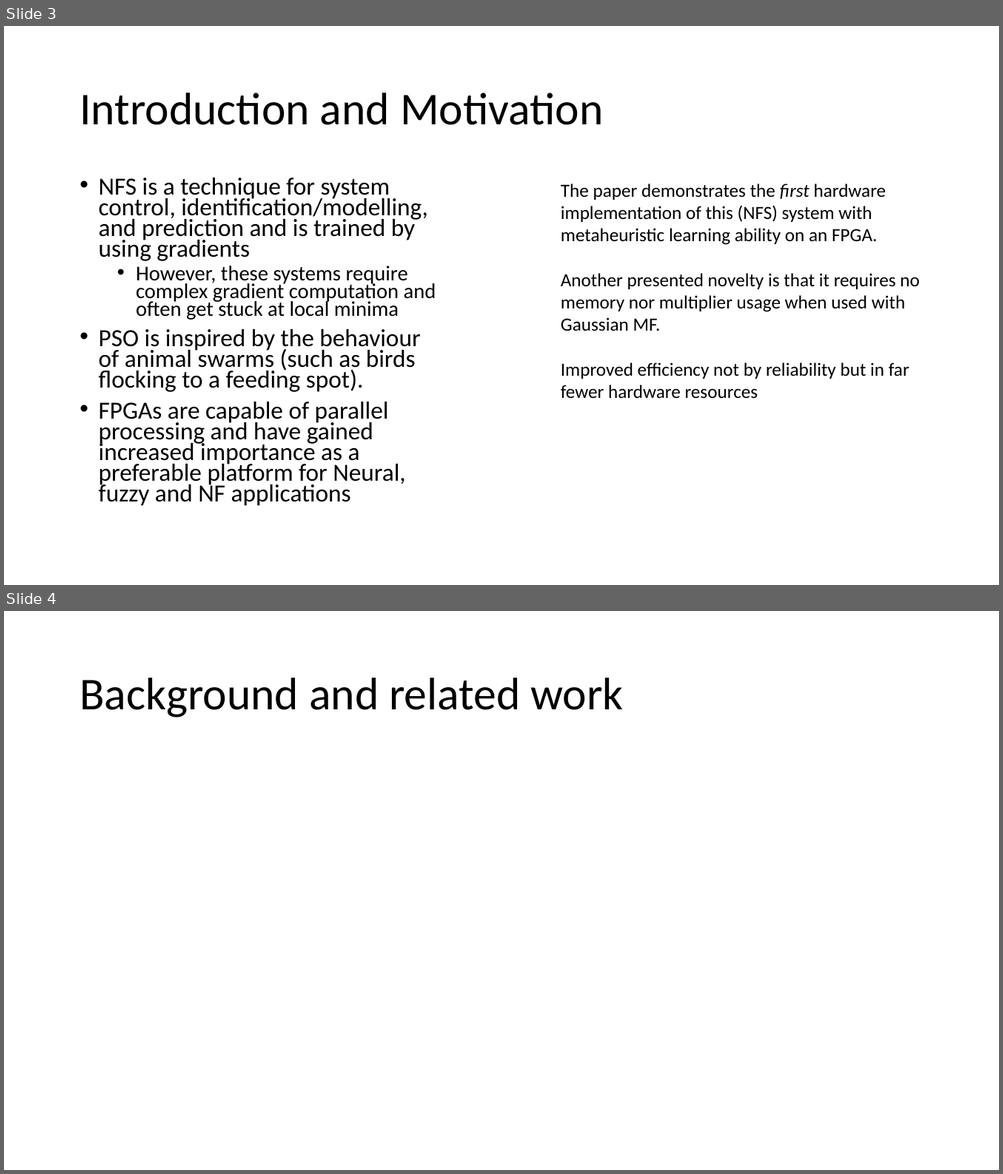
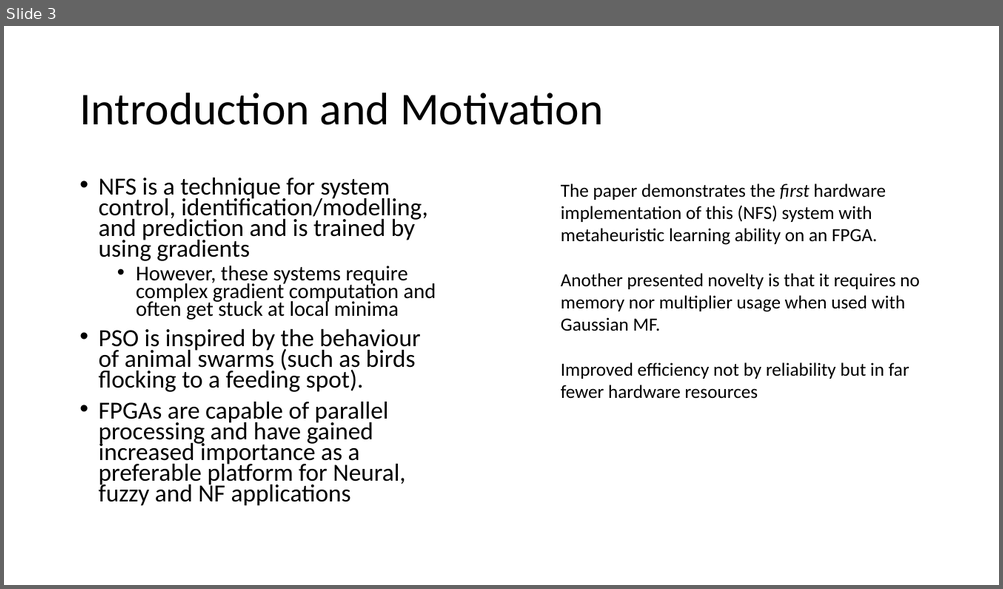
Before and after one commit to HarrisonJM/ParallelComputing, a slide deck: coursework/FPGA implementation of neruo-fuzzy system with improved PSO learning.pptx. Shown one above the other, each under a label of ours: slides 3 and 4 before the commit, slide 3 after it. The pictures are 1003x1174 and 1003x589 pixels, drawn with LibreOffice and Linux fonts; fonts in the diff are those of the drawing. Boxes give left, top, right and bottom in pixels: in the first picture for what was removed or moved away, otherwise in the second. Text is boxed around its words. In the diff, an @@ line names an element or a change of style, - is before the commit and + after.

```diff
--- a/coursework/FPGA implementation of neruo-fuzzy system with improved PSO learning.pptx
+++ b/coursework/FPGA implementation of neruo-fuzzy system with improved PSO learning.pptx
@@ slide 4 removed at [4,611,999,1170], background #FFFFFF @@
@@ title removed at [79,678,623,718] @@
-Background and related work
```
Also in this commit, not shown: 2 slides changed, 6 slides added.
